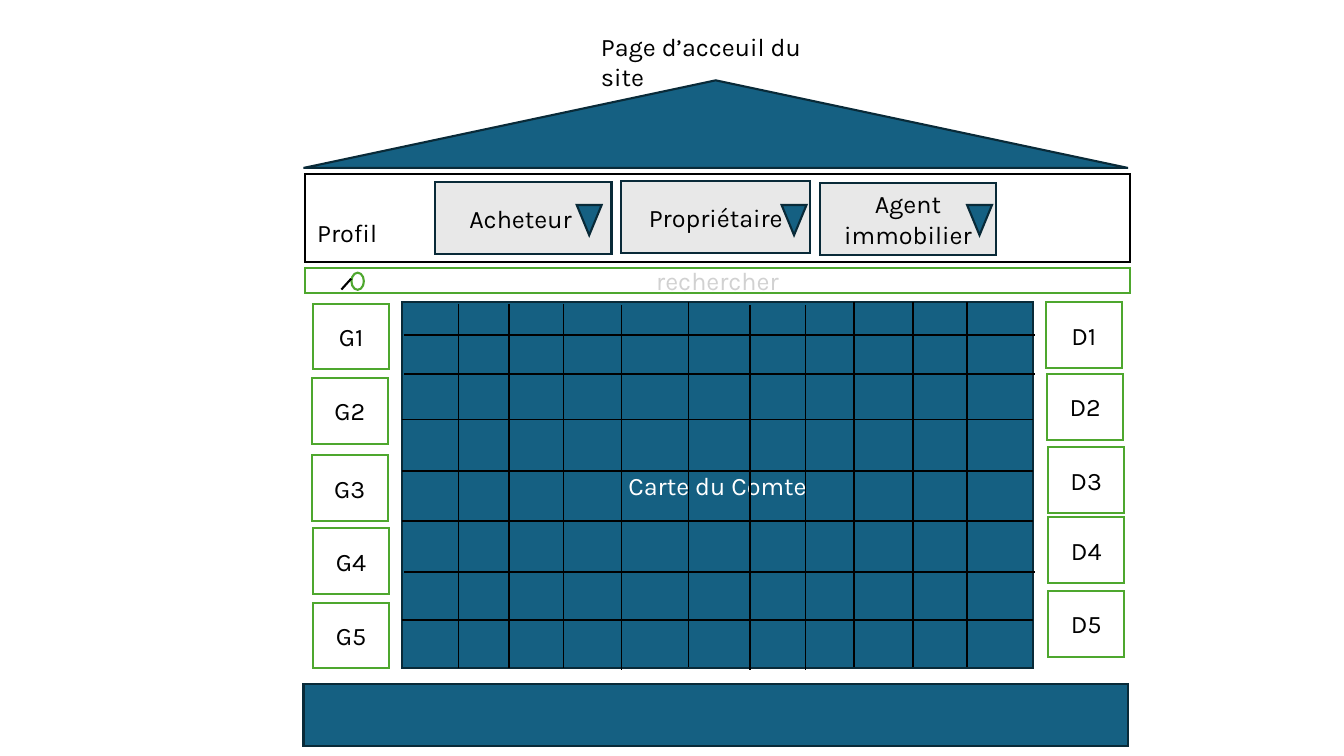
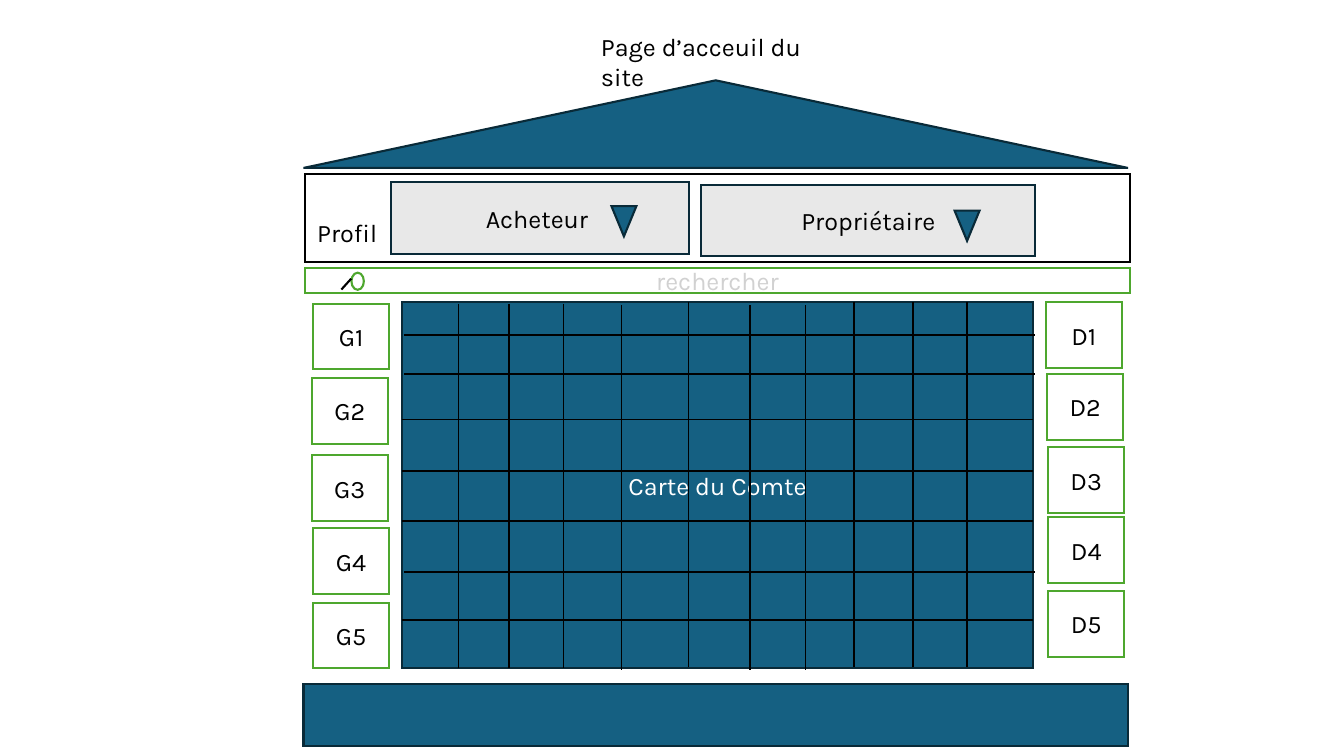
Before and after one commit to cours-de-visualisations/projet1, a slide deck: slide 1 of visualisation.pptx. Drawn at 1344x756 pixels with LibreOffice and Linux fonts; fonts in the diff are those of the drawing. Boxes give left, top, right and bottom in pixels: in the first picture for what was removed or moved away, otherwise in the second. Text is boxed around its words. In the diff, an @@ line names an element or a change of style, - is before the commit and + after.

```diff
--- a/visualisation.pptx
+++ b/visualisation.pptx
@@ rectangle "Acheteur": place and size @@
-rectangle "Acheteur" at (436,182,612,254)
+rectangle "Acheteur" at (391,182,689,254)
@@ triangle: place and size @@
-triangle at (577,205,602,235)
+triangle at (612,207,637,237)
@@ rectangle "Propriétaire": place and size @@
-rectangle "Propriétaire" at (621,181,811,253)
+rectangle "Propriétaire" at (702,185,1035,256)
@@ rectangle removed at (820,184,996,255) @@
-Agent immobilier
@@ triangle removed at (967,205,992,235) @@
@@ triangle: place and size @@
-triangle at (781,205,807,235)
+triangle at (955,211,980,241)
```
Also in this commit, not shown: 1 slide removed.
